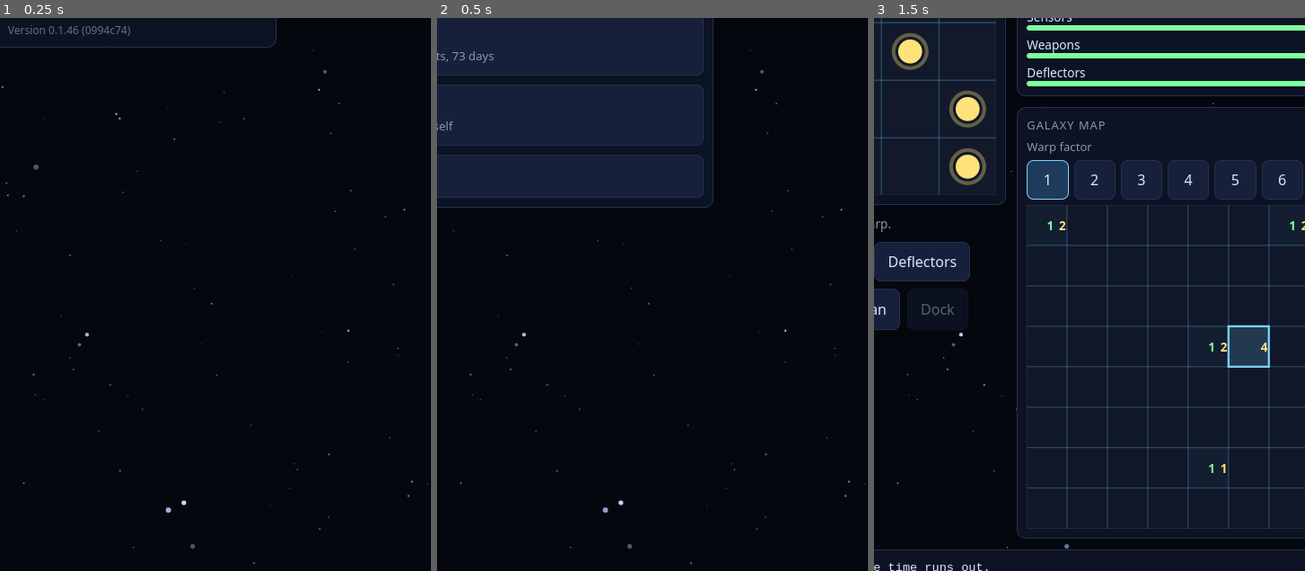
Above: before the commit, frames 1-3 (left to right).
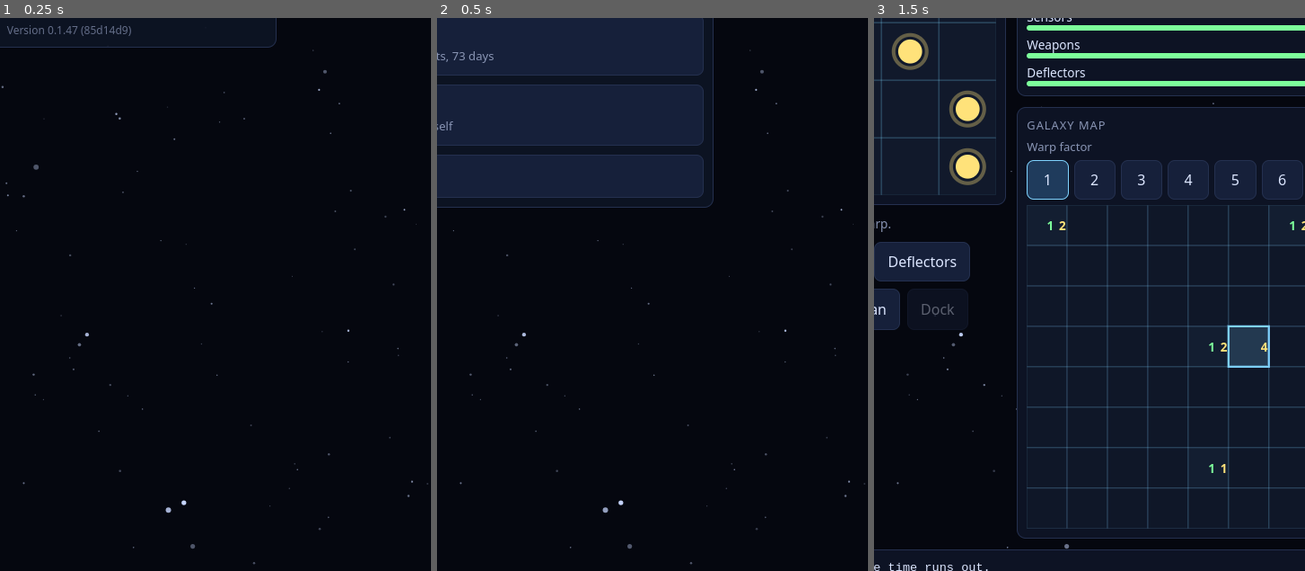
Above: after the commit, the same moments.

Repository: LateNightLabs/games
Game: browser game, page SpaceCadet/index.html
The game is run twice, just before and just after one commit, with the same random seed, the same clock (stepped at 60 frames per second) and the same inputs.
Inputs (mouse positions are % of the whole screen's width and height, from its top left):
- Up to frame 1 (0.25 s): no input
- Up to frame 2 (0.5 s): click "New game" at 0.27 s
- Up to frame 3 (1.5 s): click "Easy 15 hostiles, 4 outposts,…" at 0.52 s; click (67, 69) at 1.27 s
The pictures show only the part of the screen within x 42-92%, y 32-82%; the shares and areas given below are measured in that part.

The runs differ from the first frame. In frame 1, 0.2% of the frame differs, in the area x 1-31%, y 1-4%; in frame 2, nothing differs; in frame 3, nothing differs.

Commit message:
Deploy build from 85d14d9e74e1

Diff:
--- a/SpaceCadet/index.html
+++ b/SpaceCadet/index.html
@@ -30,7 +30,7 @@
 `,ys=`<svg xmlns="http://www.w3.org/2000/svg" viewBox="0 0 64 64"><circle cx="32" cy="32" r="30" fill="#0d1b2a" stroke= …(2373 unchanged characters)…
 `,gs=`<svg xmlns="http://www.w3.org/2000/svg" viewBox="0 0 64 64"><circle cx="32" cy="32" r="30" fill="#0d1b2a" stroke= …(525 unchanged characters)…
 `,bs={janitor:as,cadet:rs,ensign:is,lieutenant:cs,lieutenantCommander:ls,commander:ds,captain:us,commodore:hs,rearAdmir …(63258 unchanged characters)…
-${w.ui.warpCost(m.energy,B(m.days),m.reachable)}`;h.appendCh …(12811 unchanged characters)… this.noise=s,s}}const it={version:"0.1.46",commit:"0994c74"};function oo(e,t){const s=w.menu,n={.. …(8604 unchanged characters)…
+${w.ui.warpCost(m.energy,B(m.days),m.reachable)}`;h.appendCh …(12811 unchanged characters)… this.noise=s,s}}const it={version:"0.1.47",commit:"85d14d9"};function oo(e,t){const s=w.menu,n={.. …(8604 unchanged characters)…
     <style rel="stylesheet" crossorigin>:root{--bg: #05070f;--panel: #0d1324;--panel-border: #24304f;--text: #dce6ff;-- …(11404 unchanged characters)…
   </head>
   <body>
